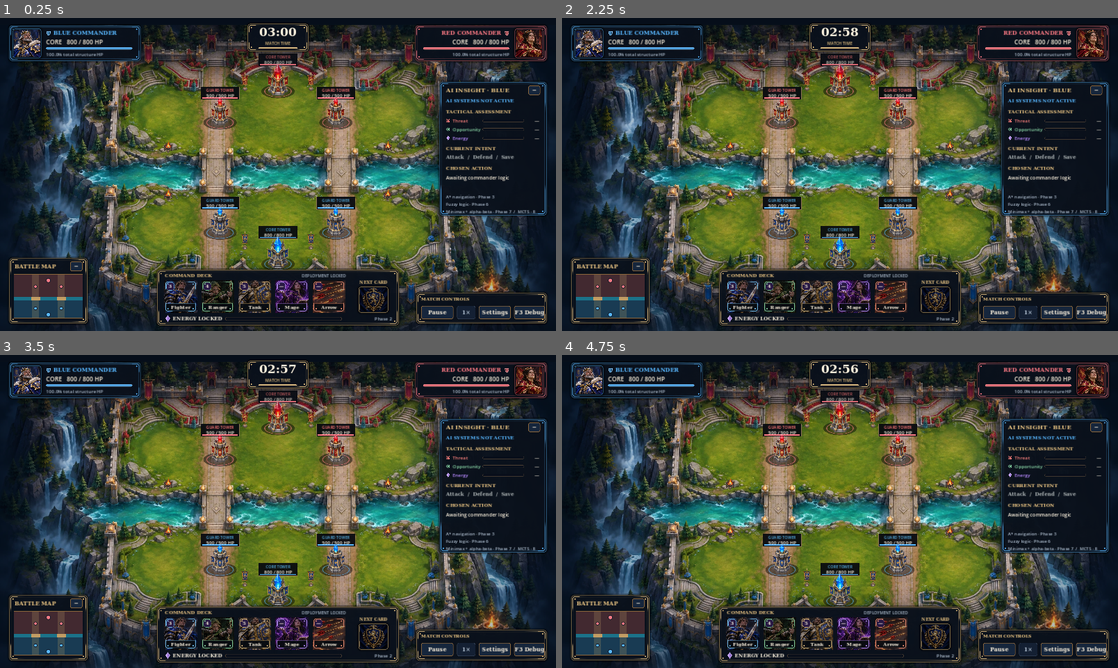
Above: before the commit, frames 1-4 (two rows, left to right).
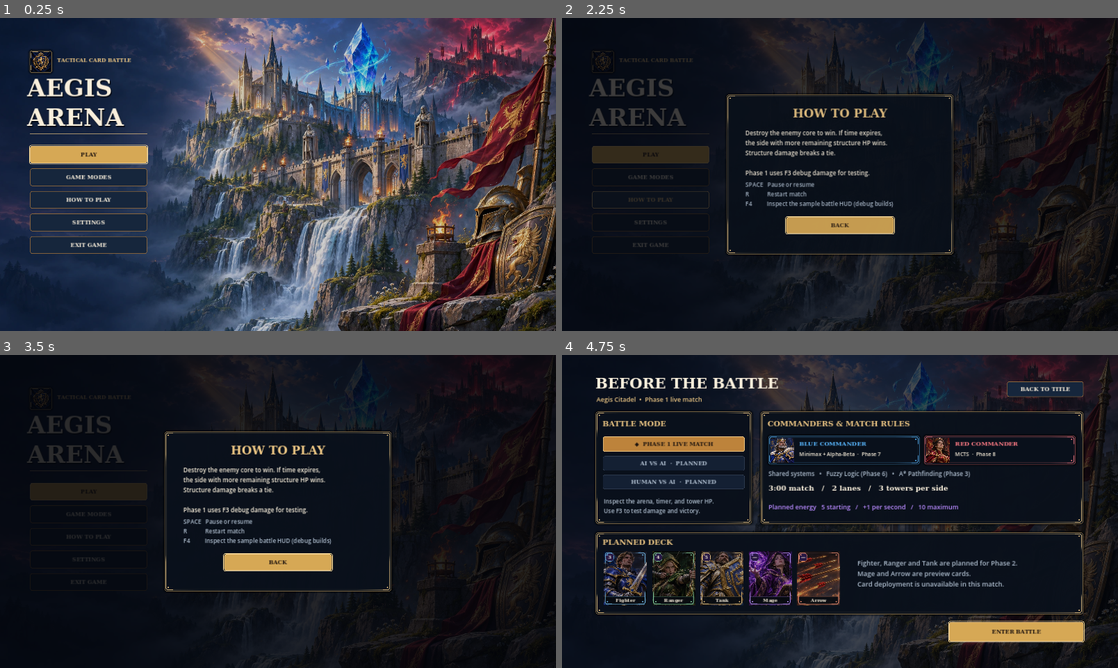
Above: after the commit, the same moments.

Repository: rahi-sadat/Aegis-Arena
Game: Godot game, scene res://scenes/ui/screens/TitleScreen.tscn
Two runs of this game, one before a commit and one after it. Both use one fixed random seed, a clock stepped at 60 frames per second and the inputs below. Before the commit the project starts from res://scenes/main/Main.tscn.
Inputs (mouse positions are in pixels of both pictures, inside the frame that each line leads up to):
- Up to frame 1 (0.25 s): no input
- Up to frame 2 (2.25 s): click (650, 177) at 0.5 s, where only the run after the commit has a clickable "GAME MODES"; click (1045, 52) at 1.25 s, where only the run after the commit has a clickable "BACK TO TITLE"; click (650, 199) at 2 s, where only the run after the commit has a clickable "HOW TO PLAY"
- Up to frame 3 (3.5 s): click (88, 558) at 2.75 s, where only the run after the commit has a clickable "SETTINGS"
- Up to frame 4 (4.75 s): click (840, 561) at 3.5 s, where only the run after the commit has a clickable "BACK"; click (650, 492) at 4.25 s, where only the run after the commit has a clickable "PLAY"

The runs differ from the first frame. In frame 1, 90% of the frame differs, in the area x 0-100%, y 0-100%; in frame 2, 66%; in frame 3, 65%; in frame 4, 69%.

Commit message:
feat(screens): add title screen, pre-battle setup, presentation test suite, and docs
- Implement TitleScreen with animated background, play navigation, and settings dialog
- Implement PreBattleScreen for battle configuration, mode selection, and roadmap preview
- Update Main scene script to handle screen transitions, settings, and F4 preview mode
- Update project.godot with TitleScreen entry point and viewport aspect ratio
- Add test_presentation.gd test suite validating screen navigation and UI states
- Update README, architecture, and game rules documentation

Diff:
--- a/project.godot
+++ b/project.godot
@@ -3,9 +3,9 @@
 
 [application]
 config/name="Aegis Arena"
-run/main_scene="res://scenes/main/Main.tscn"
+run/main_scene="res://scenes/ui/screens/TitleScreen.tscn"
 config/features=PackedStringArray("4.0", "GL Compatibility")
-config/description="A two-lane tactical arena. Phase 1: structures, timer, and victory rules."
+config/description="A fantasy tactical card battle. Phase 1: structures, timer, and victory rules."
 
 [display]
 window/size/viewport_width=1920
@@ -13,6 +13,7 @@
 window/size/window_width_override=1280
 window/size/window_height_override=720
 window/stretch/mode="canvas_items"
+window/stretch/aspect="keep"
 
 [rendering]
 renderer/rendering_method="gl_compatibility"
--- /dev/null
+++ b/scenes/ui/screens/PreBattleScreen.tscn
@@ -0,0 +1,16 @@
+[gd_scene load_steps=4 format=3]
+
+[ext_resource type="Script" path="res://scripts/ui/pre_battle_screen.gd" id="1_script"]
+[ext_resource type="Texture2D" path="res://assets/ui/backgrounds/citadel.webp" id="2_art"]
+[ext_resource type="Theme" path="res://assets/ui/arena_theme.tres" id="3_theme"]
+
+[node name="PreBattleScreen" type="Control"]
+layout_mode = 3
+anchors_preset = 15
+anchor_right = 1.0
+anchor_bottom = 1.0
+grow_horizontal = 2
+grow_vertical = 2
+theme = ExtResource("3_theme")
+script = ExtResource("1_script")
+background = ExtResource("2_art")
--- /dev/null
+++ b/scenes/ui/screens/TitleScreen.tscn
@@ -0,0 +1,20 @@
+[gd_scene load_steps=4 format=3]
+
+[ext_resource type="Script" path="res://scripts/ui/title_screen.gd" id="1_script"]
+[ext_resource type="Texture2D" path="res://assets/ui/backgrounds/citadel.webp" id="2_art"]
+[ext_resource type="Theme" path="res://assets/ui/arena_theme.tres" id="3_theme"]
+
+[node name="TitleScreen" type="Control"]
+layout_mode = 3
+anchors_preset = 15
+anchor_right = 1.0
+anchor_bottom = 1.0
+grow_horizontal = 2
+grow_vertical = 2
+theme = ExtResource("3_theme")
+script = ExtResource("1_script")
+background = ExtResource("2_art")
+
+[node name="Music" type="AudioStreamPlayer" parent="."]
+
+[node name="ButtonSound" type="AudioStreamPlayer" parent="."]
--- a/scripts/core/main.gd
+++ b/scripts/core/main.gd
@@ -1,5 +1,7 @@
 extends Node
 ## Wires the current scene together; no gameplay rules or future AI live here.
+
+const TITLE := "res://scenes/ui/screens/TitleScreen.tscn"
 
 @onready var game_manager: GameManager = $GameManager
 @onready var hud: ArenaHUD = $HUD
@@ -9,6 +11,7 @@
 	hud.restart_requested.connect(_restart_match)
 	hud.pause_requested.connect(game_manager.toggle_pause)
 	hud.damage_requested.connect(_debug_damage)
+	hud.title_requested.connect(_return_to_title)
 	_restart_match()
 
 func _restart_match() -> void:
@@ -21,16 +24,26 @@
 func _debug_damage(structure_id: StringName) -> void:
 	game_manager.damage_structure(structure_id, game_manager.balance.debug_damage_amount)
 
-func _unhandled_key_input(event: InputEvent) -> void:
+func _return_to_title() -> void:
+	get_tree().change_scene_to_file(TITLE)
+
+func _input(event: InputEvent) -> void:
 	if not event is InputEventKey or not event.pressed or event.echo:
 		return
+	if hud.settings.visible:
+		if event.keycode == KEY_ESCAPE:
+			hud.close_settings()
+			get_viewport().set_input_as_handled()
+		return
 	match event.keycode:
-		KEY_SPACE:
+		KEY_SPACE, KEY_ESCAPE:
 			game_manager.toggle_pause()
 		KEY_R:
 			_restart_match()
 		KEY_F3:
 			hud.toggle_debug()
+		KEY_F4:
+			hud.toggle_preview()
 		_:
 			return
 	get_viewport().set_input_as_handled()
--- /dev/null
+++ b/scripts/ui/pre_battle_screen.gd
@@ -0,0 +1,72 @@
+extends Control
+
+const TITLE := "res://scenes/ui/screens/TitleScreen.tscn"
+const BATTLE := "res://scenes/main/Main.tscn"
+const CARD := preload("res://scenes/ui/components/CardSlot.tscn")
+
+@export var background: Texture2D
+
+func _ready() -> void:
+	ArenaStyle.art(self, Rect2(0, 0, 1920, 1080), background)
+	var shade := ArenaStyle.veil(self, Color(0.020, 0.029, 0.052, 0.73))
+	shade.mouse_filter = MOUSE_FILTER_IGNORE
+	ArenaStyle.text(self, Rect2(115, 62, 1250, 72), "BEFORE THE BATTLE", 51, ArenaStyle.TEXT, true)
+	ArenaStyle.text(self, Rect2(119, 137, 1100, 31), "Aegis Citadel  •  Phase 1 live match", 22, ArenaStyle.GOLD)
+	var back := ArenaStyle.button("BACK TO TITLE")
+	ArenaStyle.mount(self, back, Rect2(1537, 91, 264, 54))
+	back.pressed.connect(_return_to_title)
+	_make_modes()
+	_make_commanders()
+	_make_deck()
+	var begin := ArenaStyle.button("ENTER BATTLE", true)
+	ArenaStyle.mount(self, begin, Rect2(1337, 921, 464, 68))
+	begin.pressed.connect(func() -> void: get_tree().change_scene_to_file(BATTLE))
+	begin.grab_focus()
+
+func _make_modes() -> void:
+	var panel := ArenaStyle.panel(self, Rect2(116, 195, 540, 388), ArenaStyle.GOLD)
+	ArenaStyle.text(panel, Rect2(24, 20, 480, 44), "BATTLE MODE", 26, ArenaStyle.GOLD, true)
+	var live := ArenaStyle.button("◆  PHASE 1 LIVE MATCH", true)
+	live.toggle_mode = true
+	live.button_pressed = true
+	live.toggled.connect(func(_pressed: bool) -> void: live.set_pressed_no_signal(true))
+	ArenaStyle.mount(panel, live, Rect2(25, 86, 490, 53))
+	_locked_mode(panel, 154, "AI VS AI  ·  PLANNED")
+	_locked_mode(panel, 218, "HUMAN VS AI  ·  PLANNED")
+	ArenaStyle.text(panel, Rect2(28, 292, 480, 70), "Inspect the arena, timer, and tower HP.\nUse F3 to test damage and victory.", 20, ArenaStyle.MUTED)
+
+func _locked_mode(panel: Panel, y: int, caption: String) -> void:
+	var item := ArenaStyle.button(caption)
+	item.disabled = true
+	ArenaStyle.mount(panel, item, Rect2(25, y, 490, 50))
+
+func _make_commanders() -> void:
+	var panel := ArenaStyle.panel(self, Rect2(686, 195, 1114, 388))
+	ArenaStyle.text(panel, Rect2(24, 20, 1060, 45), "COMMANDERS & MATCH RULES", 26, ArenaStyle.GOLD, true)
+	_commander(panel, 26, "BLUE COMMANDER", "Minimax + Alpha-Beta  ·  Phase 7", GameConstants.BLUE_COLOR, DeckArt.BLUE_PORTRAIT)
+	_commander(panel, 564, "RED COMMANDER", "MCTS  ·  Phase 8", GameConstants.RED_COLOR, DeckArt.RED_PORTRAIT)
+	ArenaStyle.text(panel, Rect2(27, 198, 1050, 34), "Shared systems   •   Fuzzy Logic (Phase 6)   •   A* Pathfinding (Phase 3)", 21, ArenaStyle.MUTED)
+	ArenaStyle.text(panel, Rect2(27, 247, 1060, 35), "3:00 match   /   2 lanes   /   3 towers per side", 25, ArenaStyle.TEXT, true)
+	ArenaStyle.text(panel, Rect2(27, 305, 1060, 49), "Planned energy   5 starting   /   +1 per second   /   10 maximum", 22, ArenaStyle.VIOLET)
+
+func _commander(panel: Panel, x: int, name_text: String, strategy: String, accent: Color, image: Texture2D) -> void:
+	var card := ArenaStyle.panel(panel, Rect2(x, 83, 524, 100), accent)
+	ArenaStyle.art(card, Rect2(7, 7, 83, 86), image)
+	ArenaStyle.text(card, Rect2(107, 12, 400, 32), name_text, 20, accent, true)
+	ArenaStyle.text(card, Rect2(107, 49, 400, 31), strategy, 18, ArenaStyle.TEXT)
+
+func _make_deck() -> void:
+	var panel := ArenaStyle.panel(self, Rect2(116, 612, 1684, 283))
+	ArenaStyle.text(panel, Rect2(24, 13, 560, 43), "PLANNED DECK", 26, ArenaStyle.GOLD, true)
+	for index in DeckArt.NAMES.size():
+		var card := CARD.instantiate() as BattleCardSlot
+		ArenaStyle.mount(panel, card, Rect2(28 + index * 167, 65, 149, 188))
+		card.build(index, DeckArt.CARDS[index])
+	ArenaStyle.text(panel, Rect2(904, 81, 700, 124), "Fighter, Ranger and Tank are planned for Phase 2.\nMage and Arrow are preview cards.\nCard deployment is unavailable in this match.", 23, ArenaStyle.MUTED)
+
+func _return_to_title() -> void:
+	get_tree().change_scene_to_file(TITLE)
+
+func _unhandled_key_input(event: InputEvent) -> void:
+	if event is InputEventKey and event.pressed and event.keycode == KEY_ESCAPE:
+		_return_to_title()
--- /dev/null
+++ b/scripts/ui/title_screen.gd
@@ -0,0 +1,100 @@
+extends Control
+
+const PRE_BATTLE := "res://scenes/ui/screens/PreBattleScreen.tscn"
+const SETTINGS := preload("res://scenes/ui/components/SettingsPanel.tscn")
+@export var background: Texture2D
+@export var menu_music: AudioStream
+@export var button_sound: AudioStream
+
+@onready var _music: AudioStreamPlayer = $Music
+@onready var _sound: AudioStreamPlayer = $ButtonSound
+
+var _art: TextureRect
+var _settings: ArenaSettingsPanel
+var _help: Control
+var _help_back: Button
+var _main_action: Button
+
+func _ready() -> void:
+	_art = ArenaStyle.art(self, Rect2(-15, -12, 1950, 1104), background)
+	var embers := EmberField.new()
+	add_child(embers)
+	embers.set_anchors_and_offsets_preset(PRESET_FULL_RECT)
+	var cover := ArenaStyle.veil(self, Color(0.015, 0.025, 0.05, 0.19))
+	cover.mouse_filter = MOUSE_FILTER_IGNORE
+	var crest := ArenaStyle.panel(self, Rect2(102, 112, 78, 78))
+	ArenaStyle.art(crest, Rect2(5, 5, 68, 68), DeckArt.BACK)
+	ArenaStyle.text(self, Rect2(197, 130, 550, 33), "TACTICAL CARD BATTLE", 18, ArenaStyle.GOLD, true)
+	var title := ArenaStyle.text(self, Rect2(94, 193, 690, 182), "AEGIS\nARENA", 82, ArenaStyle.TEXT, true)
+	title.add_theme_color_override("font_shadow_color", Color("#030811"))
+	title.add_theme_constant_override("shadow_offset_x", 3)
+	title.add_theme_constant_override("shadow_offset_y", 4)
+	var rule := ColorRect.new()
+	rule.color = Color(ArenaStyle.GOLD, 0.68)
+	rule.mouse_filter = MOUSE_FILTER_IGNORE
+	ArenaStyle.mount(self, rule, Rect2(104, 398, 405, 2))
+	_main_action = _menu_button("PLAY", 441, _open_battle, true)
+	_menu_button("GAME MODES", 519, _open_battle)
+	_menu_button("HOW TO PLAY", 597, _open_help)
+	_menu_button("SETTINGS", 675, func() -> void: _settings.open())
+	_menu_button("EXIT GAME", 753, func() -> void: get_tree().quit())
+	_main_action.grab_focus()
+	_build_help()
+	_settings = SETTINGS.instantiate() as ArenaSettingsPanel
+	add_child(_settings)
+	_settings.set_anchors_and_offsets_preset(PRESET_FULL_RECT)
+	_settings.closed.connect(_main_action.grab_focus)
+	if menu_music != null:
+		_music.stream = menu_music
+		_music.finished.connect(_music.play)
+		_music.play()
+	if button_sound != null:
+		_sound.stream = button_sound
+
+func _process(_delta: float) -> void:
+	var period := Time.get_ticks_msec() * 0.00023
+	_art.position = Vector2(-15, -12) if UISettings.reduce_motion else Vector2(-15 + sin(period) * 6.0, -12 + cos(period) * 4.0)
+
+func _menu_button(caption: String, y: int, callback: Callable, primary: bool = false) -> Button:
+	var action := ArenaStyle.button(caption, primary)
+	ArenaStyle.mount(self, action, Rect2(104, y, 404, 61))
+	action.pressed.connect(func() -> void:
+		if button_sound != null:
+			_sound.play()
+		callback.call()
+	)
+	return action
+
+func _open_battle() -> void:
+	get_tree().change_scene_to_file(PRE_BATTLE)
+
+func _build_help() -> void:
+	_help = Control.new()
+	add_child(_help)
+	_help.set_anchors_and_offsets_preset(PRESET_FULL_RECT)
+	ArenaStyle.veil(_help, Color(0.014, 0.021, 0.041, 0.84))
+	var panel := ArenaStyle.panel(_help, Rect2(568, 264, 784, 552))
+	ArenaStyle.text(panel, Rect2(40, 29, 704, 70), "HOW TO PLAY", 40, ArenaStyle.GOLD, true, HORIZONTAL_ALIGNMENT_CENTER)
+	ArenaStyle.text(panel, Rect2(65, 117, 656, 151), "Destroy the enemy core to win. If time expires,\nthe side with more remaining structure HP wins.\nStructure damage breaks a tie.\n\nPhase 1 uses F3 debug damage for testing.", 21)
+	ArenaStyle.text(panel, Rect2(65, 296, 656, 88), "SPACE   Pause or resume\nR            Restart match\nF4          Inspect the sample battle HUD (debug builds)", 20, ArenaStyle.MUTED)
+	_help_back = ArenaStyle.button("BACK", true)
+	ArenaStyle.mount(panel, _help_back, Rect2(206, 423, 372, 57))
+	_help_back.pressed.connect(_close_help)
+	ArenaStyle.cycle_focus([_help_back])
+	_help.hide()
+
+func _open_help() -> void:
+	_help.show()
+	_help_back.grab_focus()
+	ArenaStyle.enter(_help)
+
+func _close_help() -> void:
+	_help.hide()
+	_main_action.grab_focus()
+
+func _unhandled_key_input(event: InputEvent) -> void:
+	if event is InputEventKey and event.pressed and event.keycode == KEY_ESCAPE:
+		if _settings.visible:
+			_settings.close()
+		elif _help.visible:
+			_close_help()
--- /dev/null
+++ b/tests/test_presentation.gd
@@ -0,0 +1,190 @@
+extends SceneTree
+## Exercises Phase 1 through the UI. --capture <directory> <WxH> also saves rendered PNGs.
+
+const TITLE := "res://scenes/ui/screens/TitleScreen.tscn"
+
+var _checks := 0
+var _failed := 0
+var _capture_path := ""
+var _capture_size := Vector2i.ZERO
+
+func _initialize() -> void:
+	var arguments := OS.get_cmdline_user_args()
+	if arguments.size() == 3 and arguments[0] == "--capture":
+		_capture_path = arguments[1]
+		var extent := arguments[2].split("x")
+		if extent.size() == 2:
+			_capture_size = Vector2i(extent[0].to_int(), extent[1].to_int())
+	call_deferred("_run")
+
+func _run() -> void:
+	create_timer(30.0).timeout.connect(_watchdog)
+	if not _capture_path.is_empty():
+		if _capture_size.x <= 0 or _capture_size.y <= 0 or DisplayServer.get_name() == "headless":
+			push_error("Capture requires a graphical runtime and a positive WxH size.")
+			quit(1)
+			return
+		root.set_flag(Window.FLAG_BORDERLESS, true)
+		root.position = Vector2i.ZERO
+		root.size = _capture_size
+	_check(change_scene_to_file(TITLE) == OK, "Title scene loads")
+	await scene_changed
+	await _capture("title")
+	_press(current_scene, "HOW TO PLAY")
+	_press(current_scene, "BACK")
+	_press(current_scene, "SETTINGS")
+	var title_settings: ArenaSettingsPanel = _find_panel(current_scene, "SettingsPanel")
+	_check(title_settings != null and title_settings.visible, "Title settings open")
+	_press(title_settings, "DONE")
+	_press(current_scene, "PLAY")
+	await scene_changed
+	_check(current_scene.name == &"PreBattleScreen", "Play advances to battle setup")
+	_check(_find_button(current_scene, "AI VS AI  ·  PLANNED").disabled, "AI vs AI is locked")
+	_check(_find_button(current_scene, "HUMAN VS AI  ·  PLANNED").disabled, "Human vs AI is locked")
+	await _capture("pre-battle")
+	_press(current_scene, "ENTER BATTLE")
+	await scene_changed
+	_check(current_scene.name == &"Main", "Setup launches the actual Main scene")
+	var manager: GameManager = current_scene.get_node("GameManager")
+	var hud: ArenaHUD = current_scene.get_node("HUD")
+	manager.set_process(false)
+	_check(hud.timer_label.text == "03:00", "HUD shows the live countdown")
+	_check(root.content_scale_aspect == Window.CONTENT_SCALE_ASPECT_KEEP, "The arena preserves its aspect ratio")
+	_check(hud.minimap.visible and hud.insight.visible, "Minimap and AI Insight load")
+	var fighter: BattleCardSlot = hud.deck.get_node("Fighter")
+	_check(fighter.disabled, "Cards are locked in live mode")
+	await _capture("battle")
+
+	var minimap_height := hud.minimap.size.y
+	_press(hud.minimap, "−")
+	_check(hud.minimap.size.y < minimap_height, "Minimap collapses")
+	_press(hud.minimap, "+")
+	_check(hud.minimap.size.y == minimap_height, "Minimap expands")
+	var insight_height := hud.insight.size.y
+	_press(hud.insight, "−")
+	_check(hud.insight.size.y < insight_height, "AI Insight collapses")
+	_press(hud.insight, "+")
+	_check(hud.insight.size.y == insight_height, "AI Insight expands")
+
+	for structure in manager.structures:
+		manager.damage_structure(structure.structure_id, 25.0)
+		_check(structure.health_label.text == "%d / %d HP" % [structure.max_hp - 25, structure.max_hp],
+			"Live tower indicator updates for " + structure.structure_id)
+
+	manager._process(46.0)
+	_check(hud.timer_label.text == "02:14", "HUD follows the actual match clock")
+	var hp_before := manager.total_remaining_hp()
+	var damage_before := manager.structure_damage_dealt.duplicate()
+	var time_before := manager.remaining_match_time
+	_key(KEY_F4)
+	_check(hud.preview_enabled and hud.preview.visible, "F4 opens developer preview")
+	_check(not fighter.disabled, "Preview card inspection is enabled")
+	fighter.pressed.emit()
+	_check(hud.preview_enabled and manager.total_remaining_hp() == hp_before
+		and manager.structure_damage_dealt == damage_before and manager.remaining_match_time == time_before
+		and manager.is_running and manager.winner == GameConstants.UNDECIDED, "Preview leaves live match state unchanged")
+	await _capture("battle-preview")
+	_key(KEY_F4)
+	_check(not hud.preview_enabled and fighter.disabled, "F4 returns to live presentation")
+	_key(KEY_R)
+	_check(manager.total_remaining_hp() == [1800.0, 1800.0], "R resets structure damage")
+
+	_key(KEY_F3)
+	_check(hud.debug_visible, "F3 toggles debug damage")
+	var red_core: ArenaStructure = current_scene.get_node("Structures/RedCore")
+	var button: Button = hud._debug_rows[red_core.structure_id].button
+	_key(KEY_SPACE)
+	_check(manager.is_paused and hud.pause_menu.visible and button.disabled, "Space pauses and locks damage")
+	await _capture("pause")
+	_press(hud.pause_menu, "SETTINGS")
+	_check(hud.settings.visible and manager.is_paused, "Pause settings retain pause")
+	var map_toggle := _find_button(hud.settings, "Show minimap")
+	map_toggle.button_pressed = false
+	_check(not hud.minimap.visible, "Settings can hide the minimap")
+	map_toggle.button_pressed = true
+	_check(hud.minimap.visible, "Settings can show the minimap")
+	_key(KEY_ESCAPE)
+	_check(not hud.settings.visible and manager.is_paused, "Escape closes settings")
+	_press(hud.pause_menu, "RESUME")
+	_check(not manager.is_paused and not hud.pause_menu.visible and not button.disabled, "Resume re-enables damage")
+	button.pressed.emit()
+	_check(red_core.current_hp == 700.0, "The debug HUD button routes damage to GameManager")
+	for hit in 7:
+		button.pressed.emit()
+	_check(red_core.is_destroyed and red_core.get_node("TowerArt").texture == red_core.red_ruin, "Destroyed core uses ruin artwork")
+	_check(hud.result_panel.visible and manager.winner == GameConstants.Team.BLUE, "Core destruction opens the victory screen")
+	await _capture("result")
+	_press(hud.result_panel, "RESTART  [R]")
+	_check(not hud.result_panel.visible and red_core.current_hp == 800.0, "Result screen restarts the match")
+	_key(KEY_SPACE)
+	_press(hud.pause_menu, "RETURN TO TITLE")
+	await scene_changed
+	_check(current_scene.name == &"TitleScreen", "Pause menu returns to the title")
+	_press(current_scene, "GAME MODES")
+	await scene_changed
+	_check(current_scene.name == &"PreBattleScreen", "Game Modes opens setup")
+	_press(current_scene, "BACK TO TITLE")
+	await scene_changed
+	_check(current_scene.name == &"TitleScreen", "Setup returns to title")
+	print("Presentation: %d checks, %d failures" % [_checks, _failed])
+	quit(1 if _failed else 0)
+
+func _capture(name: String) -> void:
+	if _capture_path.is_empty():
+		return
+	await create_timer(0.28).timeout
+	await RenderingServer.frame_post_draw
+	var image := root.get_texture().get_image()
+	var target := _capture_path.path_join(name + ".png")
+	_check(root.size == _capture_size, "Render window is %d × %d" % [_capture_size.x, _capture_size.y])
+	if image == null or image.is_empty():
+		_check(false, "Viewport image is available for " + name)
+		return
+	if image.get_size() != root.size:
+		# The viewport texture excludes the window's letterbox margins.
+		var framed := Image.create_empty(root.size.x, root.size.y, false, image.get_format())
+		framed.fill(Color.BLACK)
+		@warning_ignore("integer_division")
+		var offset := (root.size - image.get_size()) / 2
+		framed.blit_rect(image, Rect2i(Vector2i.ZERO, image.get_size()), offset)
+		image = framed
+	_check(image.save_png(target) == OK, "Saved " + target)
+
+func _press(from: Node, caption: String) -> void:
+	var button := _find_button(from, caption)
+	_check(button != null and button.is_visible_in_tree() and not button.disabled, "Usable control " + caption)
+	if button != null:
+		button.pressed.emit()
+
+func _find_button(from: Node, caption: String) -> Button:
+	for child in from.get_children():
+		if child is Button and child.text == caption:
+			return child
+		var match_button := _find_button(child, caption)
+		if match_button != null:
+			return match_button
+	return null
+
+func _find_panel(from: Node, panel_name: String) -> ArenaSettingsPanel:
+	for child in from.get_children():
+		if child is ArenaSettingsPanel and child.name == panel_name:
+			return child
+	return null
+
+func _key(key: Key) -> void:
+	var event := InputEventKey.new()
+	event.keycode = key
+	event.pressed = true
+	root.push_input(event, true)
+	event.pressed = false
+	root.push_input(event, true)
+
+func _check(condition: bool, description: String) -> void:
+	_checks += 1
+	if not condition:
+		_failed += 1
+		push_error("FAIL: " + description)
+
+func _watchdog() -> void:
+	push_error("Timed out during presentation checks.")
+	quit(1)
Not shown, added: scripts/ui/pre_battle_screen.gd.uid
Not shown, added: scripts/ui/title_screen.gd.uid
Not shown, added: tests/test_presentation.gd.uid
Not shown, changed: docs/architecture.md
Not shown, changed: docs/game_rules.md
